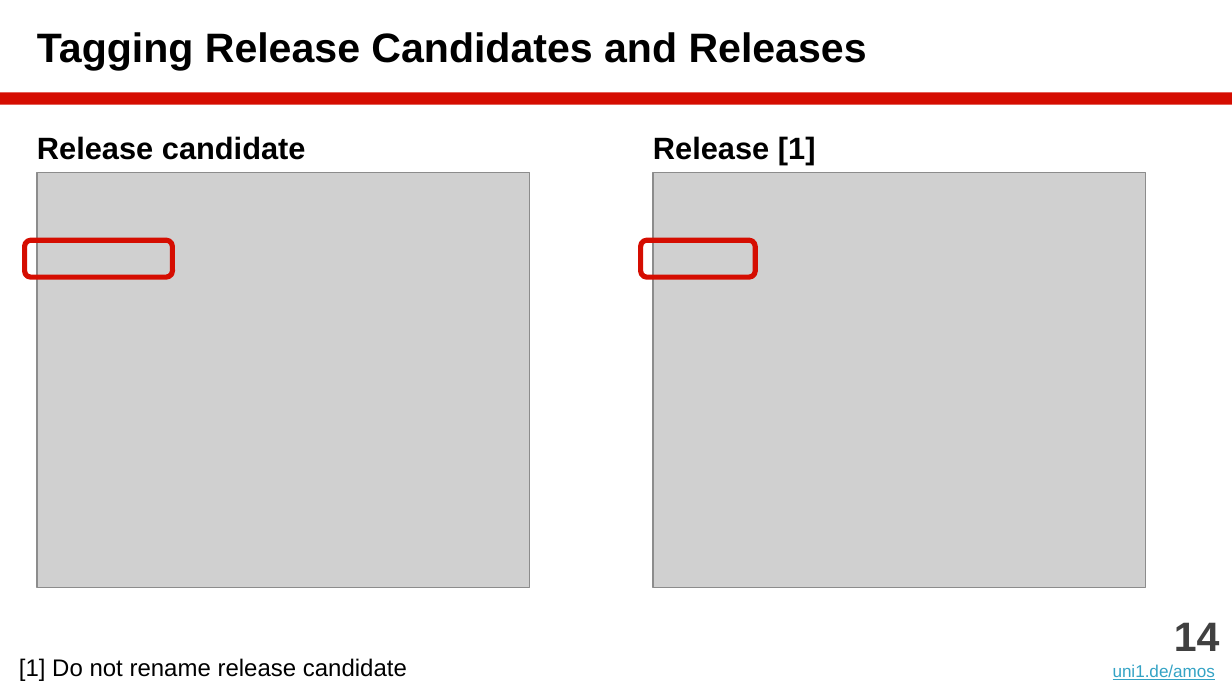
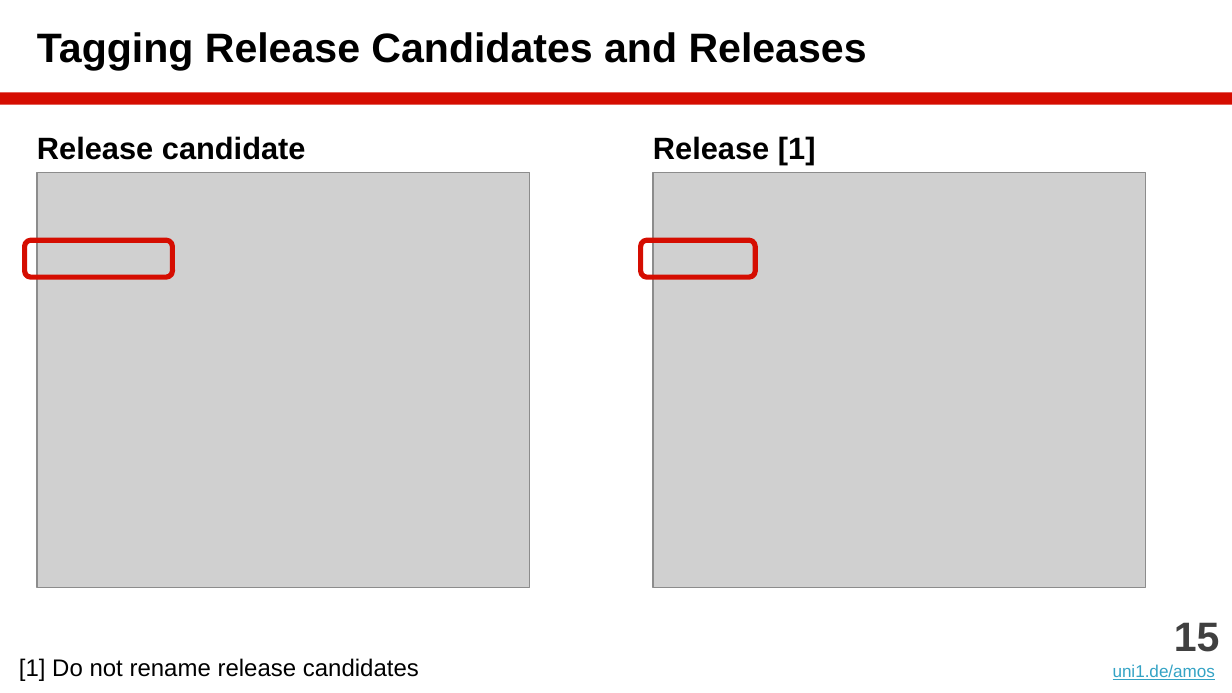
Before and after one commit to dirkriehle/amos-course, a slide deck: slide 15 of Lecture slides/AMOS B02 - Scrum and AMOS.pptx (slide 14 before the commit). Drawn at 1232x693 pixels with LibreOffice and Linux fonts; fonts in the diff are those of the drawing; grey boxes stand for pictures. Boxes give left, top, right and bottom in pixels: in the first picture for what was removed or moved away, otherwise in the second. Text is boxed around its words. In the diff, an @@ line names an element or a change of style, - is before the commit and + after.

```diff
--- a/Lecture slides/AMOS B02 - Scrum and AMOS.pptx
+++ b/Lecture slides/AMOS B02 - Scrum and AMOS.pptx
@@ text at [1174, 622, 1220, 652]: text changed @@
-14
+15
@@ text at [19, 658, 419, 681]: text changed @@
-[1] Do not rename release candidate
+[1] Do not rename release candidates
```
Also in this commit, not shown: 16 other slides changed, 2 slides added, 1 other file.
